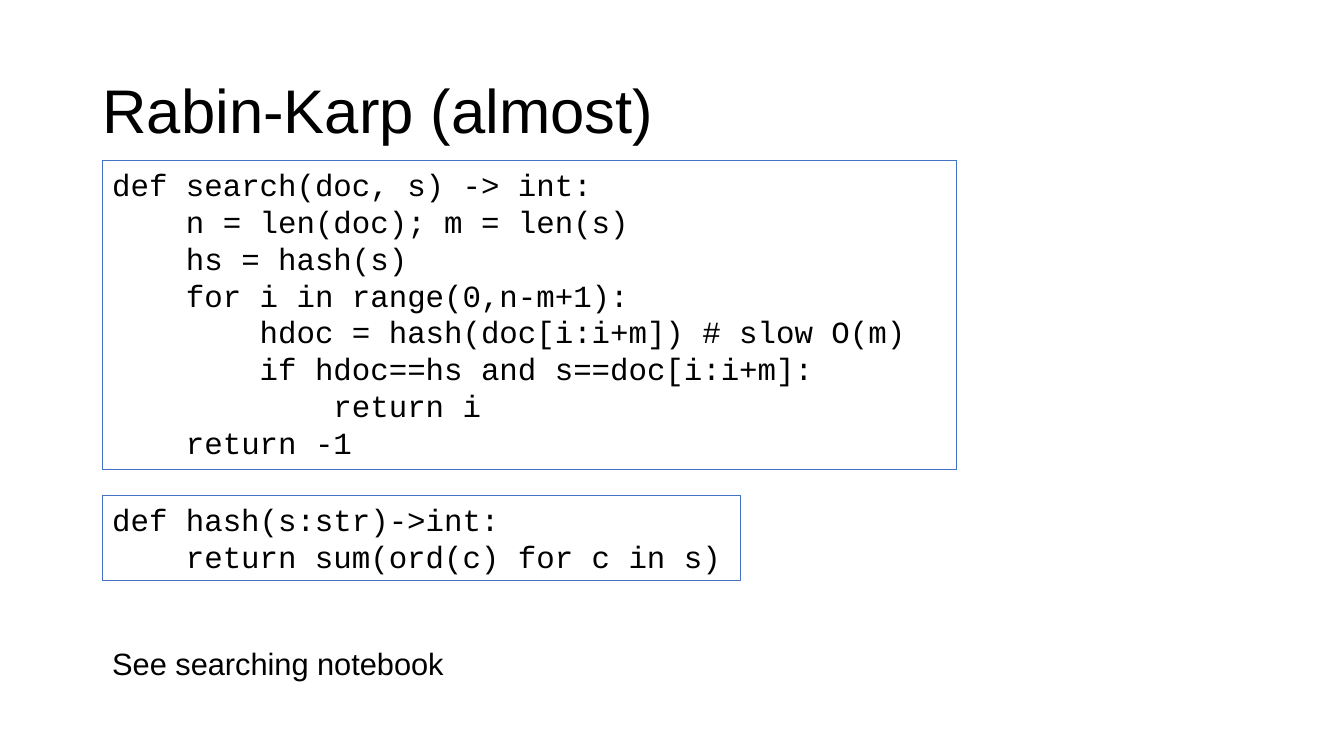
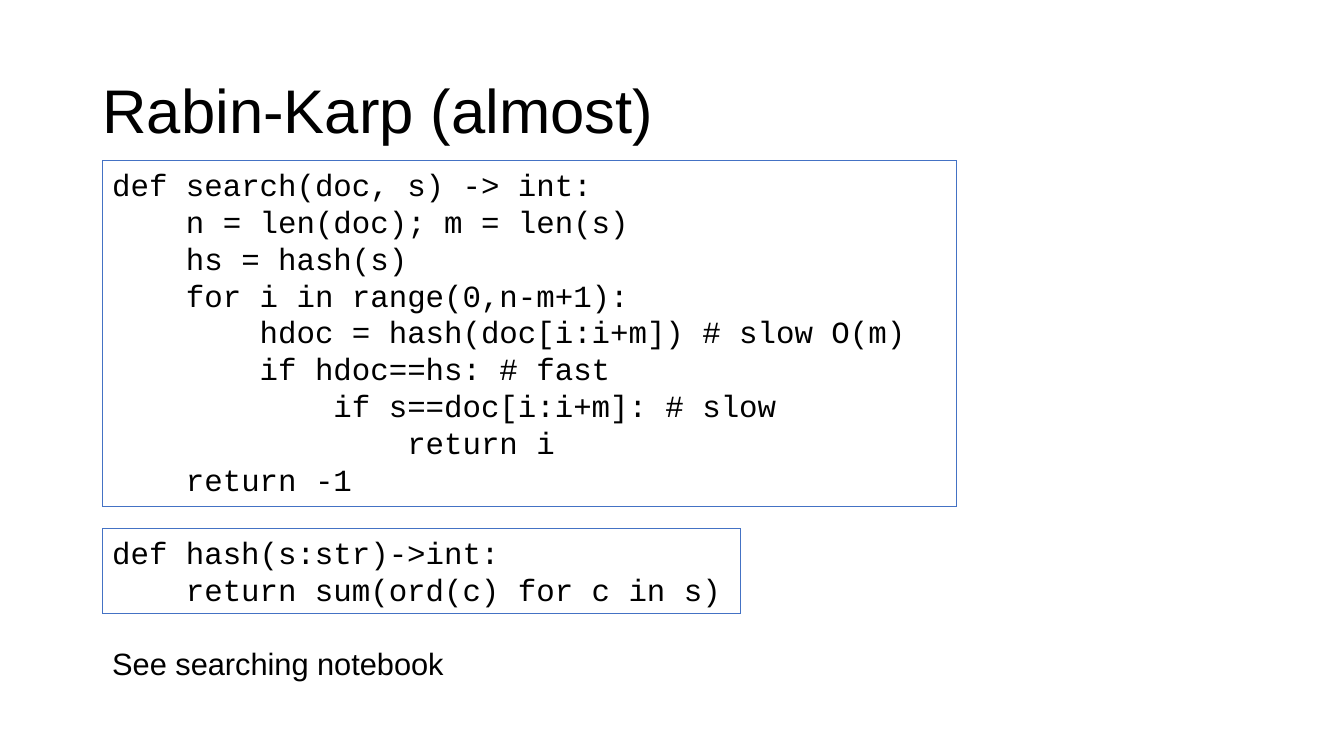
Before and after one commit to parrt/msds689, a slide deck: slide 7 of notes/searching.pptx. Drawn at 1344x756 pixels with LibreOffice and Linux fonts; fonts in the diff are those of the drawing; background and template pictures are left out. Boxes give left, top, right and bottom in pixels: in the first picture for what was removed or moved away, otherwise in the second. Text is boxed around its words. In the diff, an @@ line names an element or a change of style, - is before the commit and + after.

```diff
--- a/notes/searching.pptx
+++ b/notes/searching.pptx
@@ rectangle "def search(doc, s) -> int:": place and size @@
-rectangle "def search(doc, s) -> int:" at box(102, 160, 957, 469)
+rectangle "def search(doc, s) -> int:" at box(102, 160, 957, 506)
@@ text in rectangle at box(260, 358, 776, 424): text changed @@
-if hdoc==hs and s==doc[i:i+m]:
+if hdoc==hs: # fast
+if s==doc[i:i+m]: # slow
@@ rectangle "def hash(s:str)->int:": place and size @@
-rectangle "def hash(s:str)->int:" at box(102, 496, 740, 581)
+rectangle "def hash(s:str)->int:" at box(102, 529, 740, 614)
```
Also in this commit, not shown: 1 other slide changed, 6 slides added, 4 other files.
